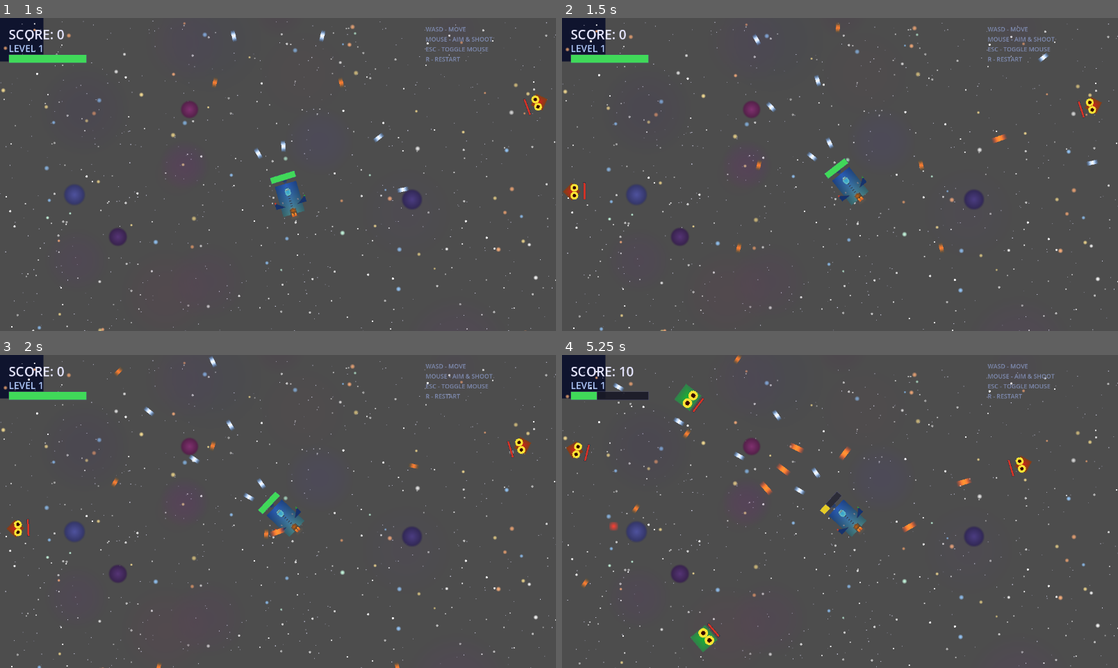
Above: before the commit, frames 1-4 (two rows, left to right).
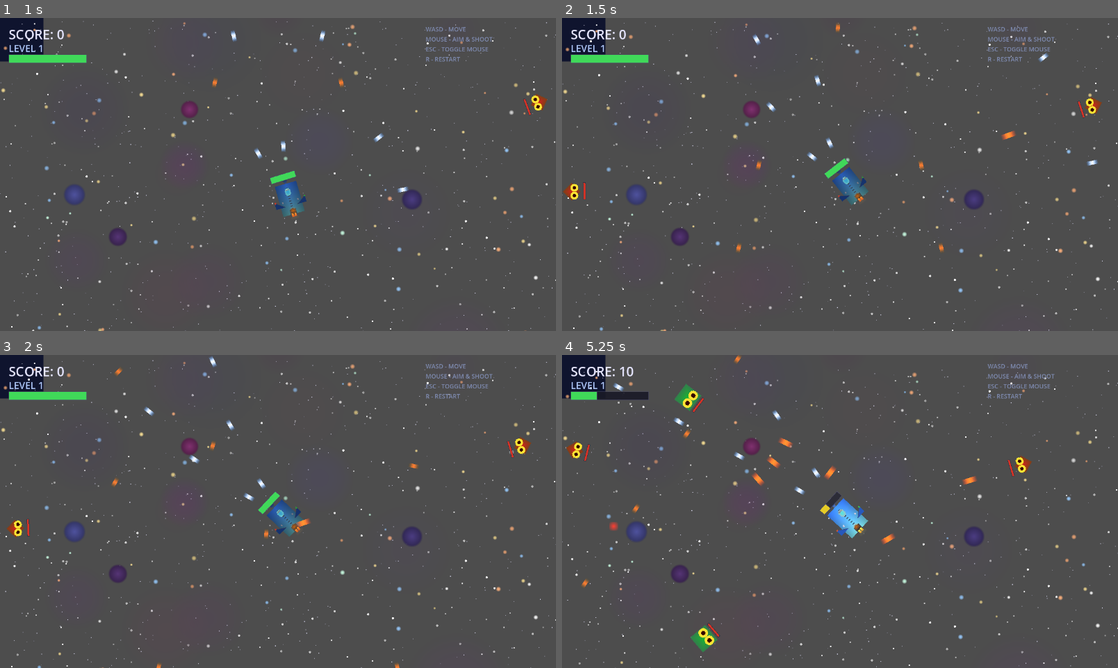
Above: after the commit, the same moments.

Repository: July-X/godot-game-one
Game: Godot game, scene res://scenes/main.tscn
The game is run twice, just before and just after one commit, with the same random seed, the same clock (stepped at 60 frames per second) and the same inputs.
Inputs (mouse positions are in pixels of both pictures, inside the frame that each line leads up to):
- Up to frame 1 (1 s): tap Enter at 0.5 s; move the mouse to (400, 158) at 0.52 s; tap R at 0.6 s; click (400, 158) at 0.67 s
- Up to frame 2 (1.5 s): move the mouse to (812, 174) at 1.27 s; tap R at 1.35 s; click (812, 174) at 1.42 s
- Up to frame 3 (2 s): no input
- Up to frame 4 (5.25 s): move the mouse to (851, 505) at 2.02 s; tap R every 0.75 s from 2.1 to 5.1 s; click (851, 505) at 2.17 s; move the mouse to (834, 517) at 2.77 s; click (834, 517) at 2.92 s; move the mouse to (878, 514) at 3.52 s; click (878, 514) at 3.67 s; move the mouse to (795, 508) at 4.27 s; click (795, 508) at 4.42 s; move the mouse to (845, 511) at 5.02 s; click (845, 511) at 5.17 s

Frame 1 is identical in both runs. In frame 2, less than 0.1% of the frame differs, in the area x 77-82%, y 36-40%; in frame 3, less than 0.1%; in frame 4, 1.0%, in the area x 34-75%, y 26-61%.

Commit message:
fix: 怪物子弹伤害0.7(70%概率1点)，速度调为700

Diff:
--- a/scripts/bullet.gd
+++ b/scripts/bullet.gd
@@ -2,7 +2,7 @@
 
 var _direction: Vector2 = Vector2.ZERO
 var _speed: float = 600.0
-var _damage: int = 1
+var _damage: float = 1.0
 var _is_player_bullet: bool = true
 var _lifetime: float = 4.0
 var _has_bounced: bool = false
@@ -14,7 +14,7 @@
 	connect("body_entered", _on_body_entered)
 	connect("area_entered", _on_area_entered)
 
-func setup(pos: Vector2, angle: float, damage: int, is_player: bool, level: int = 1) -> void:
+func setup(pos: Vector2, angle: float, damage: float, is_player: bool, level: int = 1) -> void:
 	global_position = pos
 	_direction = Vector2.from_angle(angle)
 	rotation = angle + PI * 0.5
@@ -25,7 +25,7 @@
 	if is_player:
 		add_to_group("player_bullets")
 	if not is_player:
-		_speed = 780.0
+		_speed = 700.0
 	_apply_bullet_appearance()
 
 func _exit_tree() -> void:
--- a/scripts/player.gd
+++ b/scripts/player.gd
@@ -187,10 +187,13 @@
 	if body.is_in_group("powerups") and body.has_method("collect"):
 		body.collect()
 
-func take_damage(amount: int = 1) -> void:
+func take_damage(amount: float = 1.0) -> void:
 	if _invincible_timer > 0:
 		return
-	GameState.take_damage(amount)
+	var actual_damage: int = amount as int
+	if amount > 0.0 and amount < 1.0 and randf() < amount:
+		actual_damage = 1
+	GameState.take_damage(actual_damage)
 	_invincible_timer = 1.0
 	_spawn_hit_effect()
 	_play_hit_animation()
